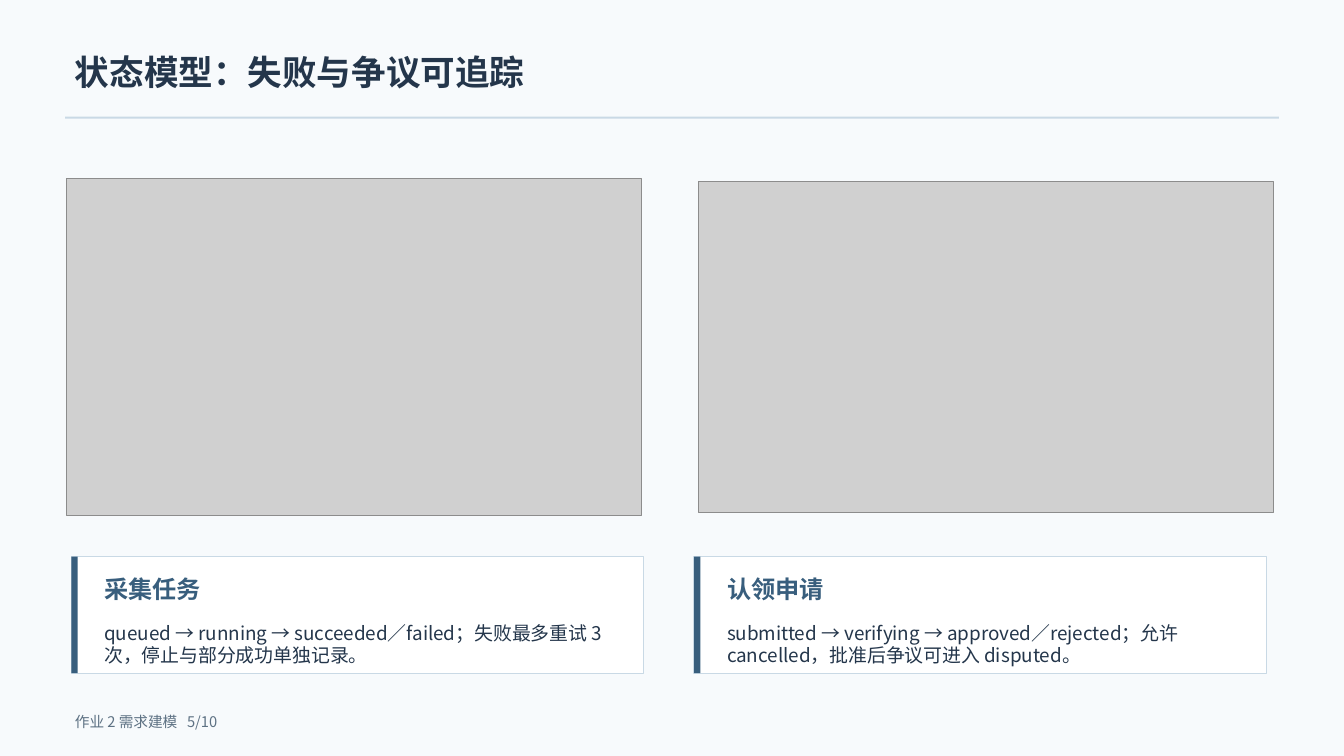
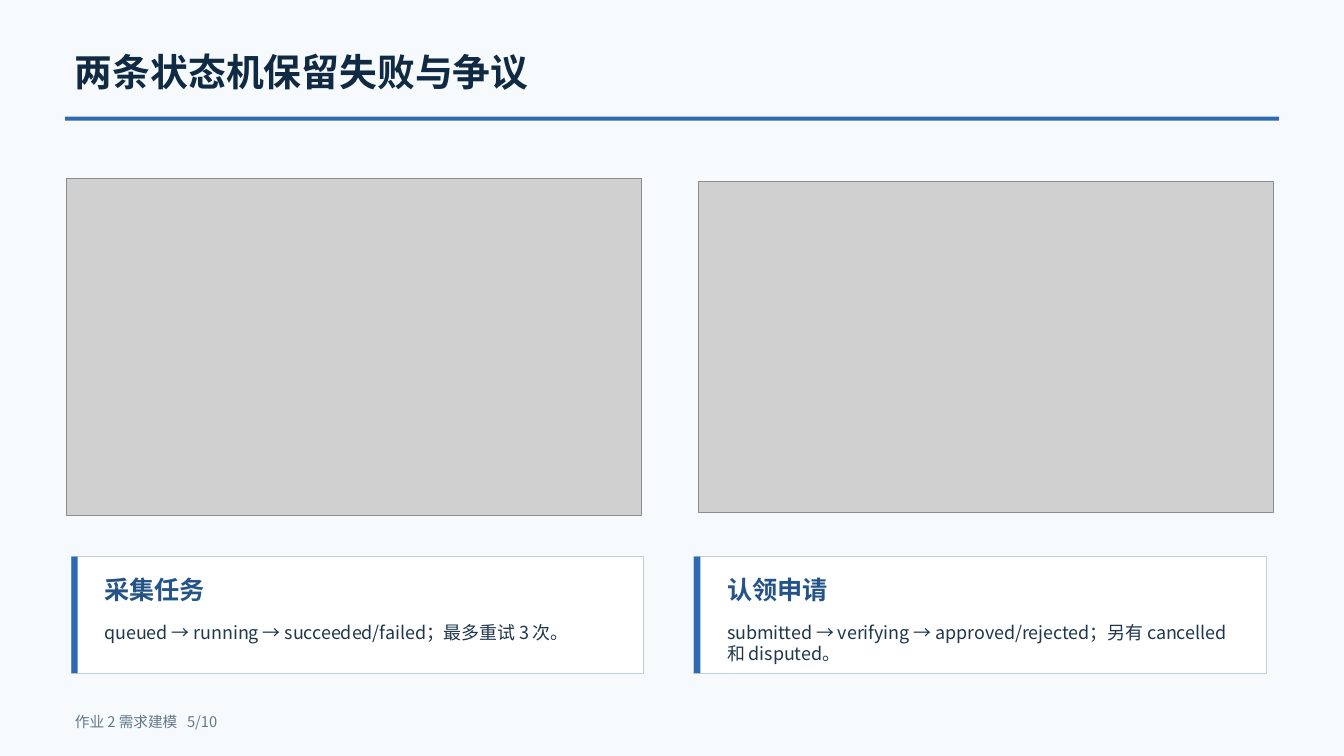
Before and after one commit to retepa1676767/ScholarShare, a slide deck: slide 5 of docs/需求建模/提交版/作业2-学术成果分享平台-需求建模汇报.pptx. Drawn at 1344x756 pixels with LibreOffice and Linux fonts; fonts in the diff are those of the drawing; grey boxes stand for pictures. Boxes give left, top, right and bottom in pixels: in the first picture for what was removed or moved away, otherwise in the second. Text is boxed around its words. In the diff, an @@ line names an element or a change of style, - is before the commit and + after.

```diff
--- a/docs/需求建模/提交版/作业2-学术成果分享平台-需求建模汇报.pptx
+++ b/docs/需求建模/提交版/作业2-学术成果分享平台-需求建模汇报.pptx
@@ text at [75, 53, 529, 90]: text changed; size 24.8 to 27 pt; text colour #24364B to #102A43 @@
-状态模型：失败与争议可追踪
+两条状态机保留失败与争议
@@ rectangle at [66, 117, 1279, 121]: fill #C9D9E5 to #2E69B1 @@
@@ rectangle at [72, 557, 644, 674]: outline #C9D9E5 0.75 pt to #BBD1DD 0.75 pt @@
@@ rectangle at [72, 557, 78, 674]: fill #385E7D to #2E69B1 @@
@@ rectangle at [695, 557, 1267, 674]: outline #C9D9E5 0.75 pt to #BBD1DD 0.75 pt @@
@@ rectangle at [695, 557, 701, 674]: fill #385E7D to #2E69B1 @@
@@ text "采集任务" at [104, 577, 205, 602]: size 17.2 to 18 pt, text colour #385E7D to #245487 @@
@@ text "认领申请" at [727, 577, 828, 602]: size 17.2 to 18 pt, text colour #385E7D to #245487 @@
@@ text at [104, 624, 569, 644]: text changed; size 13.5 to 12.8 pt; text colour #24364B to #1F364D @@
-queued → running → succeeded／failed；失败最多重试 3 次，停止与部分成功单独记录。
+queued → running → succeeded/failed；最多重试 3 次。
@@ text at [727, 624, 1226, 664]: text changed; size 13.5 to 12.8 pt; text colour #24364B to #1F364D @@
-submitted → verifying → approved／rejected；允许 cancelled，批准后争议可进入 disputed。
+submitted → verifying → approved/rejected；另有 cancelled 和 disputed。
```
Also in this commit, not shown: 9 other slides changed, 1 other file.
